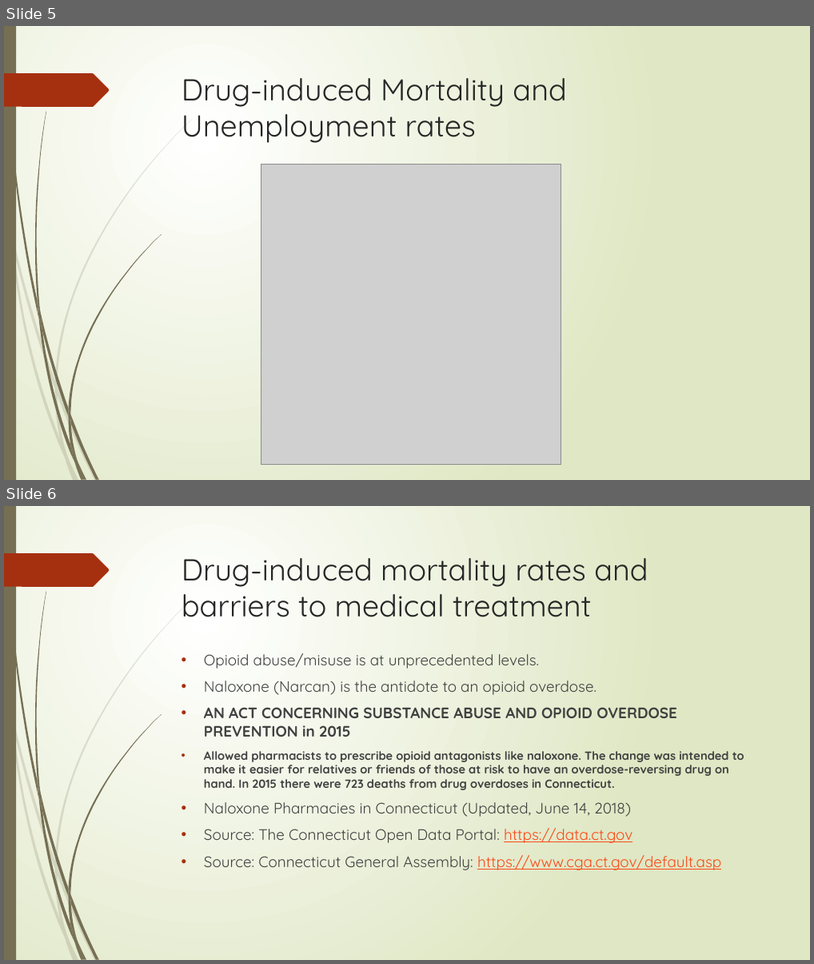
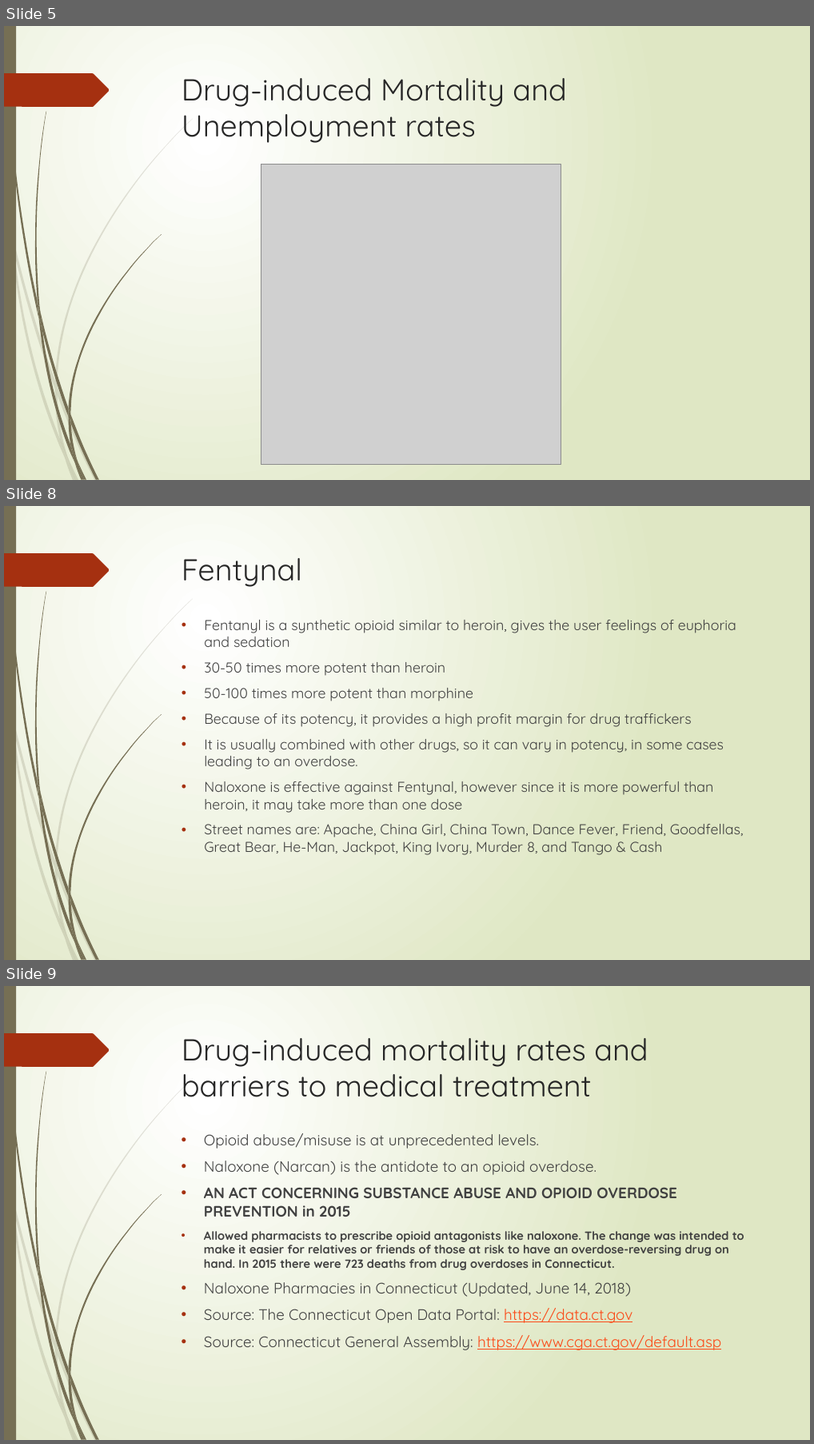
Before and after one commit to yayunl/DataViz-Project1, a slide deck: Drug Mortality and Socio-Economic conditions in Connecticut.pptx. Shown one above the other, each under a label of ours: slides 5 and 6 before the commit, slides 5, 8 and 9 after it; the slides between them are not shown. The pictures are 814x964 and 814x1444 pixels, drawn with LibreOffice and Linux fonts; fonts in the diff are those of the drawing; grey boxes stand for pictures. Boxes give left, top, right and bottom in pixels: in the first picture for what was removed or moved away, otherwise in the second. Text is boxed around its words. In the diff, an @@ line names an element or a change of style, - is before the commit and + after.

```diff
--- a/Drug Mortality and Socio-Economic conditions in Connecticut.pptx
+++ b/Drug Mortality and Socio-Economic conditions in Connecticut.pptx
@@ slide 8 added at bbox=[4, 506, 810, 960], background gradient #FFFFFF to #DFE8C4; not listed: 24 template elements that a slide beside it also shows @@
@@ title added at bbox=[182, 558, 302, 587], 36 pt, text #262626 @@
+Fentynal
@@ text added at bbox=[204, 620, 744, 855], 17 pt, text #404040 @@
+• Fentanyl is a synthetic opioid similar to heroin, gives the user feelings of euphoria and sedation
+• 30-50 times more potent than heroin
+• 50-100 times more potent than morphine
+• Because of its potency, it provides a high profit margin for drug traffickers
+• It is usually combined with other drugs, so it can vary in potency, in some cases leading to an overdose.
+• Naloxone is effective against Fentynal, however since it is more powerful than heroin, it may take more than one dose
+• Street names are: Apache, China Girl, China Town, Dance Fever, Friend, Goodfellas, Great Bear, He-Man, Jackpot, King Ivory, Murder 8, and Tango & Cash
@@ what was slide 6 is now slide 9 @@
```
Also in this commit, not shown: 4 slides changed, 3 other slides added, 3 slides removed, 2 other files.
